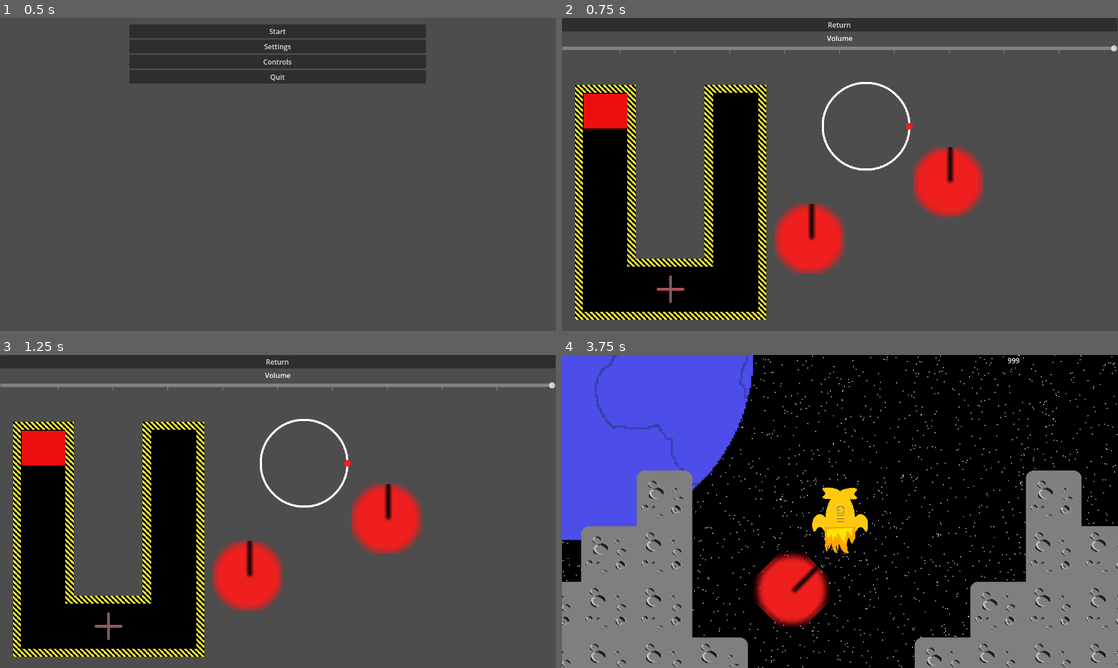
Above: before the commit, frames 1-4 (two rows, left to right).
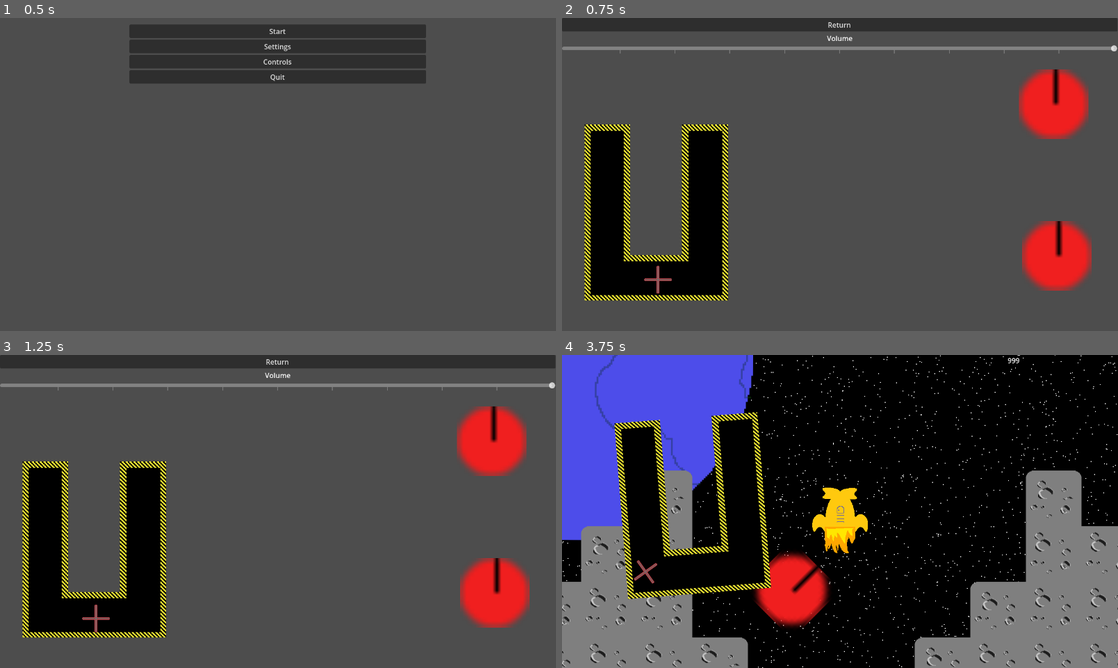
Above: after the commit, the same moments.

Repository: acidmath/DialIt
Game: Godot game, scene res://GameManager.tscn
Same seed, same stepped clock (60 frames per second), same inputs: the game is played once before the commit and once after it. Sound files missing from this copy of the repository are replaced by a short silence.
Inputs (mouse positions are in pixels of both pictures, inside the frame that each line leads up to):
- Up to frame 1 (0.5 s): no input
- Up to frame 2 (0.75 s): click "Settings" at 0.5 s
- Up to frame 3 (1.25 s): no input
- Up to frame 4 (3.75 s): click "Return" at 1.25 s; click "Start" at 2 s; drag from (789, 589) to (895, 442) at 2.77 s; drag from (1062, 373) to (789, 589) at 3.52 s

Frame 1 is identical in both runs. In frame 2, 25% of the frame differs, in the area x 2-96%, y 16-97%; in frame 3, 25%; in frame 4, 6.9%.

Commit message:
dial the shifter

Diff:
--- a/Main.tscn
+++ b/Main.tscn
@@ -16,6 +16,7 @@
 [ext_resource type="PackedScene" uid="uid://cwpn6p0etxg47" path="res://pause_menu.tscn" id="14_ml8ns"]
 [ext_resource type="Script" uid="uid://clcrs58pf3lga" path="res://rich_text_label.gd" id="15_30bes"]
 [ext_resource type="PackedScene" uid="uid://dx6yqapunxjql" path="res://controls/dial_1.tscn" id="16_fpfj3"]
+[ext_resource type="PackedScene" uid="uid://cjvybbc86a63f" path="res://controls/shifter_2/shifter_2.tscn" id="17_sc1dx"]
 
 [sub_resource type="RectangleShape2D" id="RectangleShape2D_qb25u"]
 size = Vector2(70, 70)
@@ -554,6 +555,9 @@
 grow_horizontal = 0
 script = ExtResource("15_30bes")
 
+[node name="Shifter2" parent="." unique_id=775291380 instance=ExtResource("17_sc1dx")]
+position = Vector2(-767, -688)
+
 [connection signal="screen_size_changed" from="." to="ParallaxBackground/GeneratedBackground" method="_on_screen_size_changed"]
 [connection signal="body_entered" from="RigidBody2D" to="RigidBody2D" method="_on_body_entered"]
 [connection signal="player_defeated" from="RigidBody2D" to="." method="OnPlayerDefeated"]
--- /dev/null
+++ b/controls/shifter_2/shift_knob.gd
@@ -0,0 +1,25 @@
+extends RigidBody2D
+
+var is_first_click : bool = true
+var last_mouse_position : Vector2
+var curr_mouse_position : Vector2
+
+func _input(event: InputEvent) -> void:
+	var event_mouse_button = event as InputEventMouseButton
+	if event_mouse_button:
+		if event_mouse_button.pressed:
+			curr_mouse_position = event_mouse_button.position
+
+func _physics_process(delta: float) -> void:
+	if is_first_click:
+		is_first_click = false
+	else:
+		move_shift_knob()
+	last_mouse_position = curr_mouse_position
+
+func move_shift_knob() -> void:
+	if curr_mouse_position == last_mouse_position:
+		return
+	var mouse_diff = last_mouse_position - curr_mouse_position
+	self.apply_impulse(mouse_diff)
+	print(mouse_diff)
--- /dev/null
+++ b/controls/shifter_2/shifter_2.gd
@@ -0,0 +1,10 @@
+extends Node2D
+
+func _ready() -> void:
+	var dial = $"../Camera2D/Dial_1" # there should be a dial in this shifter scene
+	print("is there a dial 1?", dial)
+	if dial:
+		dial.connect("dial_1_rotated", on_dial_1_rotated)
+
+func on_dial_1_rotated(angle_diff : float):
+	self.rotate(angle_diff/10)
--- a/controls/shifter_2/shifter_2.tscn
+++ b/controls/shifter_2/shifter_2.tscn
@@ -1,7 +1,9 @@
 [gd_scene format=3 uid="uid://cjvybbc86a63f"]
 
+[ext_resource type="Script" uid="uid://dr5qff0obpmab" path="res://controls/shifter_2/shifter_2.gd" id="1_ak8r7"]
 [ext_resource type="Texture2D" uid="uid://cb0fo5e72y528" path="res://controls/shifter_2/track_sprite.png" id="1_peldf"]
 [ext_resource type="Texture2D" uid="uid://bkxw246jn1wdi" path="res://controls/shifter_2/grab_sprite-2x.png" id="2_ne8k5"]
+[ext_resource type="Script" uid="uid://ck85e84o2ajeq" path="res://controls/shifter_2/shift_knob.gd" id="2_w21me"]
 
 [sub_resource type="SegmentShape2D" id="SegmentShape2D_ne8k5"]
 a = Vector2(73, -190)
@@ -39,6 +41,7 @@
 radius = 32.0
 
 [node name="Shifter2" type="Node2D" unique_id=775291380]
+script = ExtResource("1_ak8r7")
 
 [node name="ShiftTrack" type="StaticBody2D" parent="." unique_id=1272891943]
 collision_layer = 4
@@ -72,9 +75,10 @@
 shape = SubResource("SegmentShape2D_dweke")
 
 [node name="ShiftKnob" type="RigidBody2D" parent="." unique_id=1383306915]
-position = Vector2(0, 150)
+position = Vector2(4, 153)
 collision_layer = 8
 collision_mask = 4
+script = ExtResource("2_w21me")
 
 [node name="Sprite2D" type="Sprite2D" parent="ShiftKnob" unique_id=751055443]
 texture = ExtResource("2_ne8k5")
--- a/settings_menu.tscn
+++ b/settings_menu.tscn
@@ -3,8 +3,7 @@
 [ext_resource type="Script" uid="uid://bru1sgf1mc5ss" path="res://settings_menu.gd" id="1_4b43q"]
 [ext_resource type="PackedScene" uid="uid://cjxl6xjaff5y5" path="res://controls/dial_0.tscn" id="2_0cmel"]
 [ext_resource type="PackedScene" uid="uid://dx6yqapunxjql" path="res://controls/dial_1.tscn" id="3_mlw3h"]
-[ext_resource type="PackedScene" uid="uid://b8iwt8fg4fgo6" path="res://controls/dial_2.tscn" id="4_d0eu6"]
-[ext_resource type="PackedScene" uid="uid://b87pylka26r6b" path="res://controls/shifter_1/shifter_1.tscn" id="5_fiqec"]
+[ext_resource type="PackedScene" uid="uid://cjvybbc86a63f" path="res://controls/shifter_2/shifter_2.tscn" id="6_h437d"]
 
 [node name="Control" type="Control" unique_id=1813169787]
 layout_mode = 3
@@ -45,16 +44,13 @@
 tick_count = 11
 
 [node name="Node2D" parent="VBoxContainer" unique_id=224537146 instance=ExtResource("2_0cmel")]
-position = Vector2(570, 508)
+position = Vector2(1139, 547)
 
 [node name="Node2D2" parent="VBoxContainer" unique_id=1582228804 instance=ExtResource("3_mlw3h")]
-position = Vector2(889, 377)
+position = Vector2(1132, 198)
 
-[node name="Dial2" parent="VBoxContainer" unique_id=1783228402 instance=ExtResource("4_d0eu6")]
-position = Vector2(700, 249)
-
-[node name="Shifter1" parent="VBoxContainer" unique_id=566806642 instance=ExtResource("5_fiqec")]
-position = Vector2(250, 499)
+[node name="Shifter2" parent="." unique_id=775291380 instance=ExtResource("6_h437d")]
+position = Vector2(217, 448)
 
 [connection signal="pressed" from="VBoxContainer/ReturnButton" to="." method="return_button_pressed"]
 [connection signal="value_changed" from="VBoxContainer/VolumeContainer/VolumeSlider" to="." method="volume_changed"]
Not shown, added: controls/shifter_2/shift_knob.gd.uid
Empty file added: controls/shifter_2/shift_track.gd
Not shown, added: controls/shifter_2/shift_track.gd.uid
Not shown, added: controls/shifter_2/shifter_2.gd.uid
